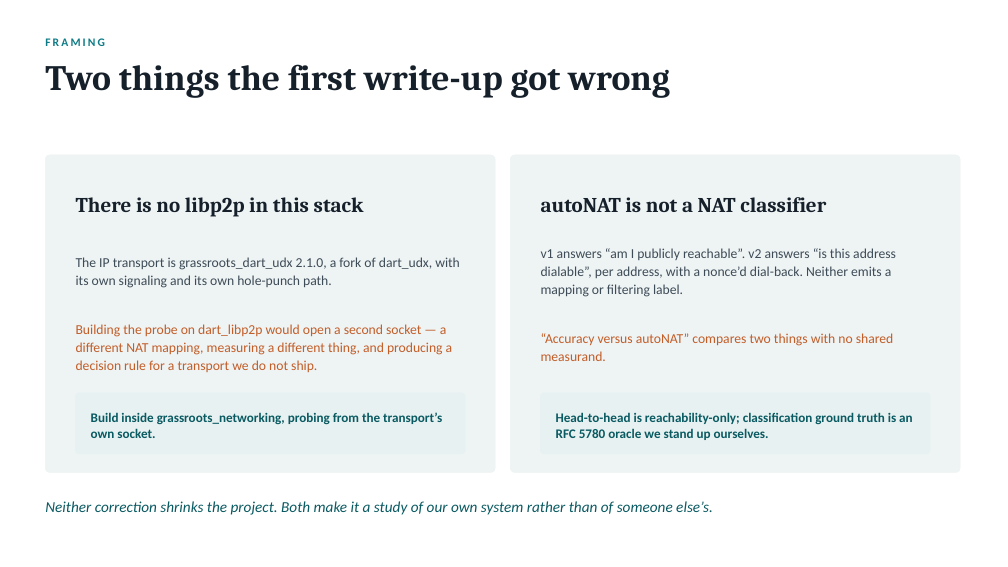
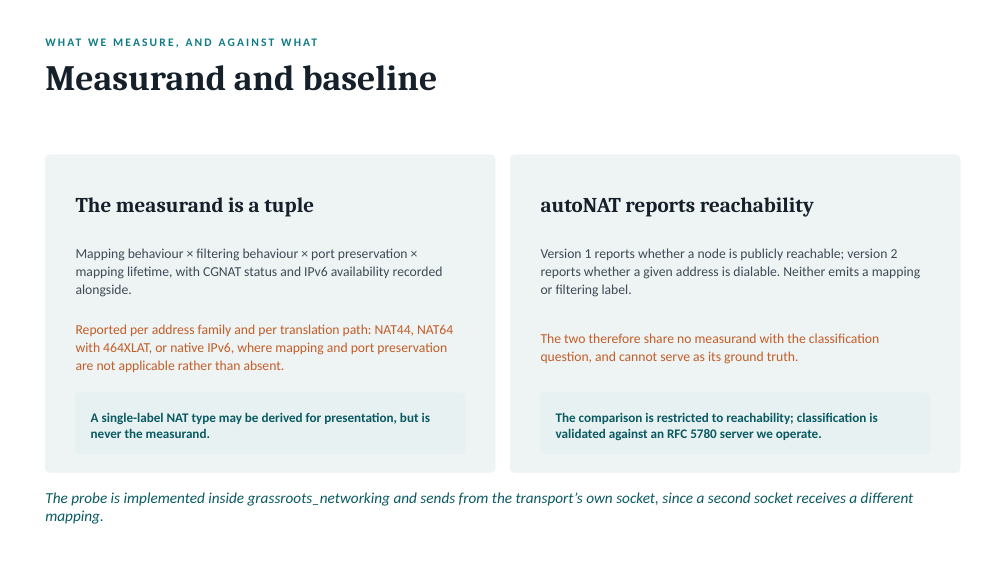
Before and after one commit to danbachar/grassroots-networking, a slide deck: slide 8 of docs/student-projects/grassroots-nat-project.pptx. Drawn at 1008x567 pixels with LibreOffice and Linux fonts; fonts in the diff are those of the drawing. Boxes give left, top, right and bottom in pixels: in the first picture for what was removed or moved away, otherwise in the second. Text is boxed around its words. In the diff, an @@ line names an element or a change of style, - is before the commit and + after.

```diff
--- a/docs/student-projects/grassroots-nat-project.pptx
+++ b/docs/student-projects/grassroots-nat-project.pptx
@@ text at [45, 38, 105, 46]: text changed @@
-FRAMING
+WHAT WE MEASURE, AND AGAINST WHAT
@@ text at [45, 65, 437, 91]: text changed @@
-Two things the first write-up got wrong
+Measurand and baseline
@@ text at [76, 197, 314, 217]: text changed @@
-There is no libp2p in this stack
+The measurand is a tuple
@@ text at [541, 197, 814, 217]: text changed @@
-autoNAT is not a NAT classifier
+autoNAT reports reachability
@@ text at [76, 248, 443, 297]: text changed @@
-The IP transport is grassroots_dart_udx 2.1.0, a fork of dart_udx, with its own signaling and its own hole-punch path.
+Mapping behaviour × filtering behaviour × port preservation × mapping lifetime, with CGNAT status and IPv6 availability recorded alongside.
@@ text at [541, 248, 920, 297]: text changed @@
-v1 answers “am I publicly reachable”. v2 answers “is this address dialable”, per address, with a nonce’d dial-back. Neither emits a mapping or filtering label.
+Version 1 reports whether a node is publicly reachable; version 2 reports whether a given address is dialable. Neither emits a mapping or filtering label.
@@ text at [76, 324, 453, 373]: text changed @@
-Building the probe on dart_libp2p would open a second socket — a different NAT mapping, measuring a different thing, and producing a decision rule for a transport we do not ship.
+Reported per address family and per translation path: NAT44, NAT64 with 464XLAT, or native IPv6, where mapping and port preservation are not applicable rather than absent.
@@ text at [541, 333, 879, 364]: text changed @@
-“Accuracy versus autoNAT” compares two things with no shared measurand.
+The two therefore share no measurand with the classification question, and cannot serve as its ground truth.
@@ text at [91, 412, 430, 438]: text changed @@
-Build inside grassroots_networking, probing from the transport’s own socket.
+A single-label NAT type may be derived for presentation, but is never the measurand.
@@ text at [556, 412, 877, 440]: text changed @@
-Head-to-head is reachability-only; classification ground truth is an RFC 5780 oracle we stand up ourselves.
+The comparison is restricted to reachability; classification is validated against an RFC 5780 server we operate.
@@ text at [45, 492, 914, 524]: text changed @@
-Neither correction shrinks the project. Both make it a study of our own system rather than of someone else’s.
+The probe is implemented inside grassroots_networking and sends from the transport’s own socket, since a second socket receives a different mapping.
```
Also in this commit, not shown: 10 other slides changed, 3 other files.
